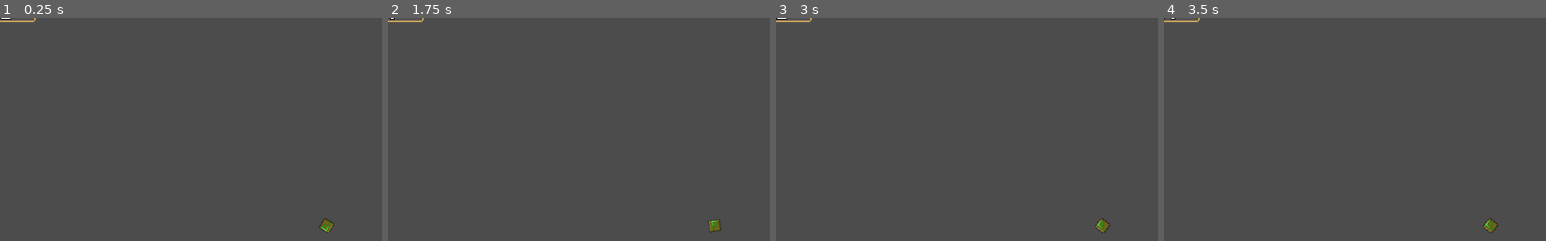
Above: before the commit, frames 1-4 (left to right).
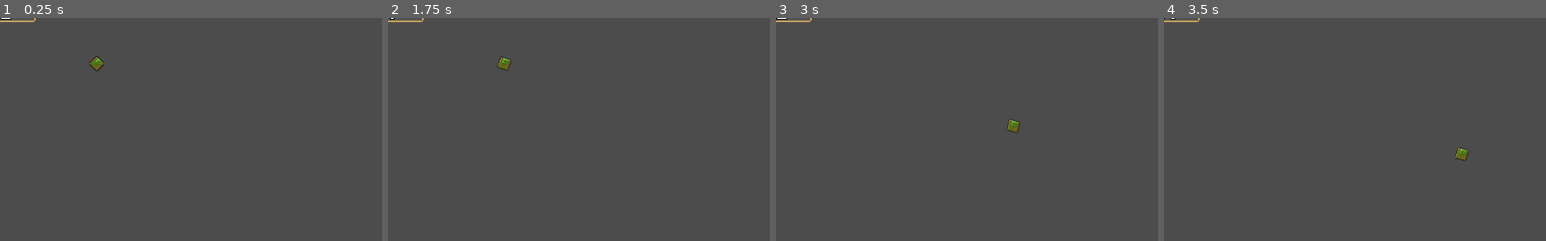
Above: after the commit, the same moments.

Repository: ASGameStudio/GameJam
Game: Godot game, scene res://World.tscn
The game is run twice, just before and just after one commit, with the same random seed, the same clock (stepped at 60 frames per second) and the same inputs.
Inputs (mouse positions are % of the whole screen's width and height, from its top left):
- Up to frame 1 (0.25 s): no input
- Up to frame 2 (1.75 s): click "Victory" at 0.5 s; tap Enter at 1.25 s; move the mouse to (72, 45) at 1.27 s; hold D (ui_right, bound only after the commit) from 1.28 s (still down)
- Up to frame 3 (3 s): move the mouse to (30, 55) at 2.02 s; release D (ui_right, bound only after the commit) at 2.03 s; hold S (ui_down, bound only after the commit) 2.03-2.78 s; move the mouse to (60, 28) at 2.77 s; hold D (ui_right, bound only after the commit) from 2.78 s (still down)
- Up to frame 4 (3.5 s): keep holding D (ui_right, bound only after the commit)
The pictures show only the part of the screen within x 7-57%, y 3-53%; the shares and areas given below are measured in that part.

The runs differ from the first frame. In frame 1, 0.3% of the frame differs, in the area x 23-88%, y 17-97%; in frame 2, 0.3%; in frame 3, 0.3%; in frame 4, 0.3%.

Commit message:
Added the movement function

Diff:
--- a/Scenes/Player.tscn
+++ b/Scenes/Player.tscn
@@ -13,7 +13,6 @@
 script = ExtResource( 2 )
 
 [node name="Camera2D" type="Camera2D" parent="."]
-current = true
 
 [node name="Sprite" type="Sprite" parent="."]
 texture = ExtResource( 1 )
--- a/Scripts/Player.gd
+++ b/Scripts/Player.gd
@@ -1,4 +1,10 @@
 extends KinematicBody2D
+
+const ACCELERATION = 250
+const MAX_SPEED = 250
+const FRICTION = 750
+
+var velocity = Vector2.ZERO
 
 export(int) var Vital_Energy_Max: int = 100
 var Vital_Energy = Vital_Energy_Max
@@ -12,7 +18,21 @@
 	Event.emit_signal("player_energy", Vital_Energy)
 	pass
 
-func _physics_process(_delta):
+#Uses our input map and our constats and variables at the top
+#Creates movement for our player node
+#Make sure to check your input mapping -JS
+func _physics_process(delta):
+	var input_vector = Vector2.ZERO
+	input_vector.x = Input.get_action_strength("ui_right") - Input.get_action_strength("ui_left")
+	input_vector.y = Input.get_action_strength("ui_down") - Input.get_action_strength("ui_up")
+	input_vector = input_vector.normalized()
+
+	if input_vector != Vector2.ZERO:
+		velocity = velocity.move_toward(input_vector * MAX_SPEED, ACCELERATION * delta)
+	else:
+		velocity = velocity.move_toward(Vector2.ZERO, FRICTION * delta)
+
+	move_and_collide(velocity * delta)
 	#Points the sprite to the Mouse on every Physics Frame.
 	#We should cache the $Sprite in a node, or we could just rotate the entire player instead of their sprite. -AS
 	$Sprite.rotation = get_global_mouse_position().angle()
--- a/World.tscn
+++ b/World.tscn
@@ -5,3 +5,4 @@
 [node name="World" type="Node2D"]
 
 [node name="Player" parent="." instance=ExtResource( 2 )]
+position = Vector2( 204, 82 )
--- a/project.godot
+++ b/project.godot
@@ -49,6 +49,30 @@
 
 [input]
 
+ui_left={
+"deadzone": 0.5,
+"events": [ Object(InputEventKey,"resource_local_to_scene":false,"resource_name":"","device":0,"alt":false,"shift":false,"control":false,"meta":false,"command":false,"pressed":false,"scancode":65,"unicode":0,"echo":false,"script":null)
+, Object(InputEventJoypadButton,"resource_local_to_scene":false,"resource_name":"","device":0,"button_index":14,"pressure":0.0,"pressed":false,"script":null)
+ ]
+}
+ui_right={
+"deadzone": 0.5,
+"events": [ Object(InputEventKey,"resource_local_to_scene":false,"resource_name":"","device":0,"alt":false,"shift":false,"control":false,"meta":false,"command":false,"pressed":false,"scancode":68,"unicode":0,"echo":false,"script":null)
+, Object(InputEventJoypadButton,"resource_local_to_scene":false,"resource_name":"","device":0,"button_index":15,"pressure":0.0,"pressed":false,"script":null)
+ ]
+}
+ui_up={
+"deadzone": 0.5,
+"events": [ Object(InputEventKey,"resource_local_to_scene":false,"resource_name":"","device":0,"alt":false,"shift":false,"control":false,"meta":false,"command":false,"pressed":false,"scancode":87,"unicode":0,"echo":false,"script":null)
+, Object(InputEventJoypadButton,"resource_local_to_scene":false,"resource_name":"","device":0,"button_index":12,"pressure":0.0,"pressed":false,"script":null)
+ ]
+}
+ui_down={
+"deadzone": 0.5,
+"events": [ Object(InputEventKey,"resource_local_to_scene":false,"resource_name":"","device":0,"alt":false,"shift":false,"control":false,"meta":false,"command":false,"pressed":false,"scancode":83,"unicode":0,"echo":false,"script":null)
+, Object(InputEventJoypadButton,"resource_local_to_scene":false,"resource_name":"","device":0,"button_index":13,"pressure":0.0,"pressed":false,"script":null)
+ ]
+}
 w={
 "deadzone": 0.5,
 "events": [  ]
